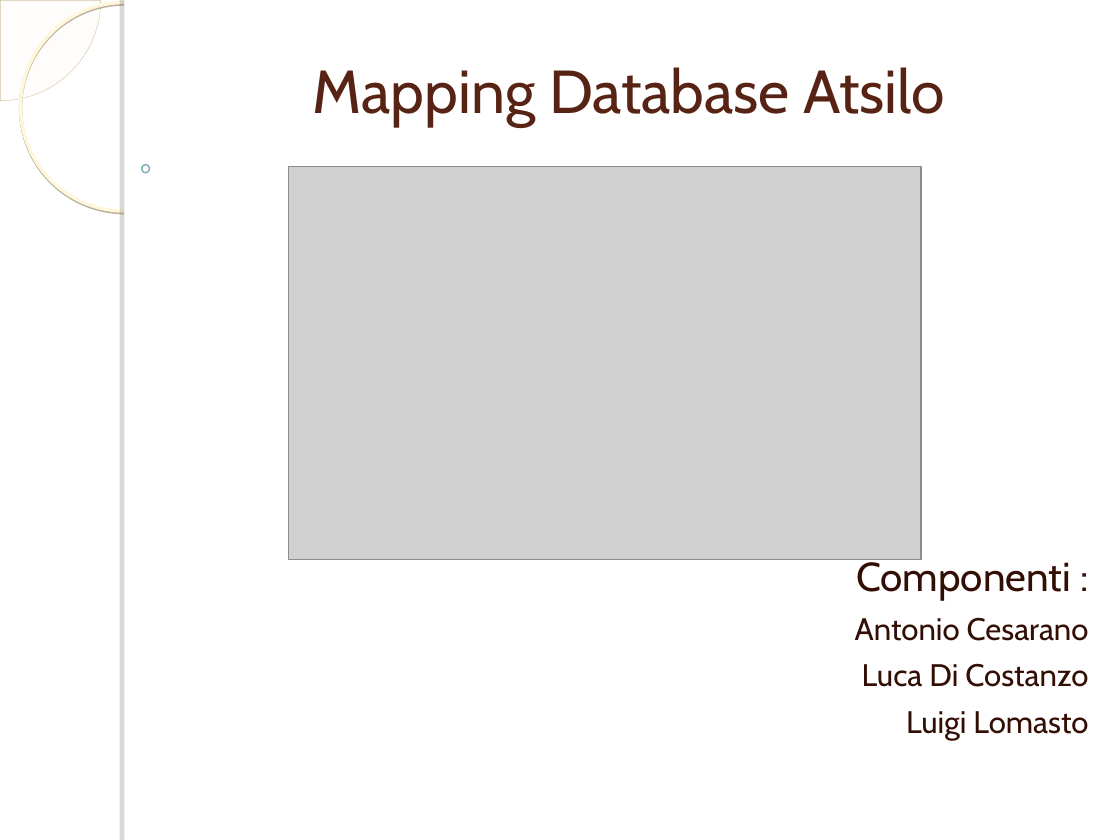
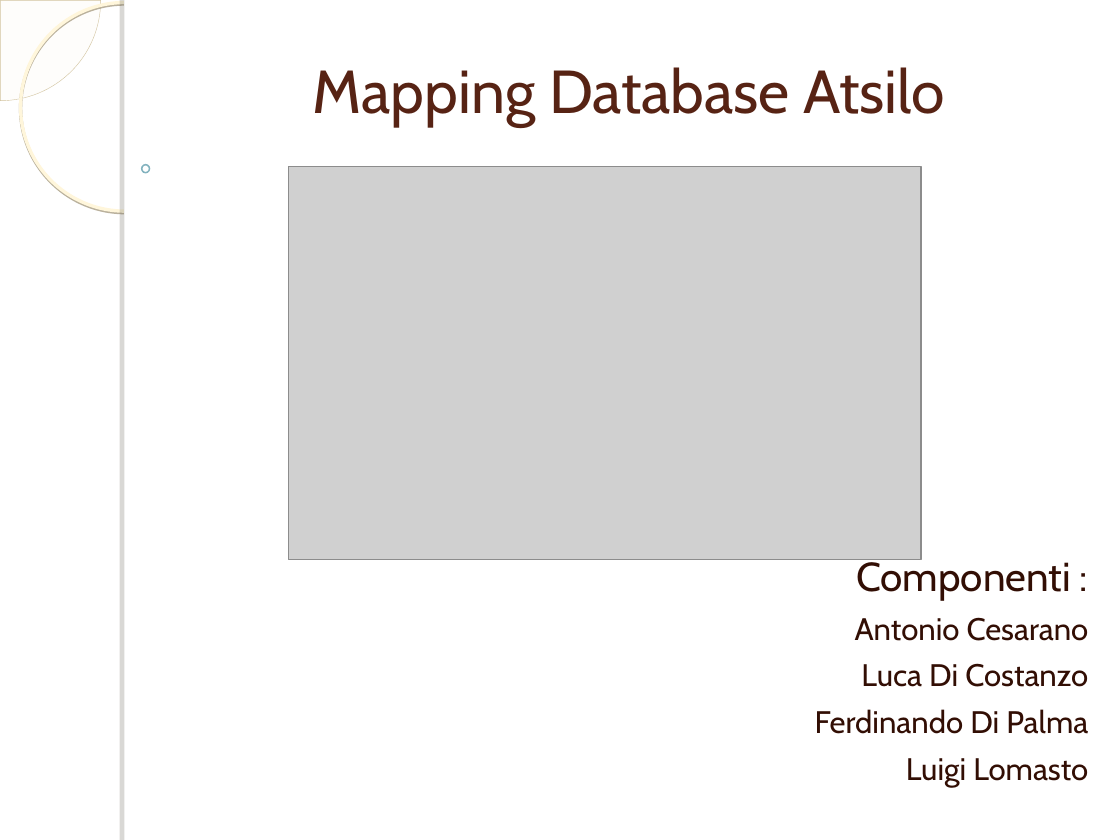
Before and after one commit to ammirate/at-silo, a slide deck: slide 1 of documenti_comuni/PresentazioneDB.ppt. Drawn at 1120x840 pixels with LibreOffice and Linux fonts; fonts in the diff are those of the drawing; grey boxes stand for pictures; background and template pictures are left out. Boxes give left, top, right and bottom in pixels: in the first picture for what was removed or moved away, otherwise in the second. Text is boxed around its words. In the diff, an @@ line names an element or a change of style, - is before the commit and + after.

```diff
--- a/documenti_comuni/PresentazioneDB.ppt
+++ b/documenti_comuni/PresentazioneDB.ppt
@@ subtitle at <box>815,709,1088,734</box>: paragraph added @@
+Ferdinando Di Palma
```
Also in this commit, not shown: 14 other slides changed, 3 slides added, 1 slide removed.
